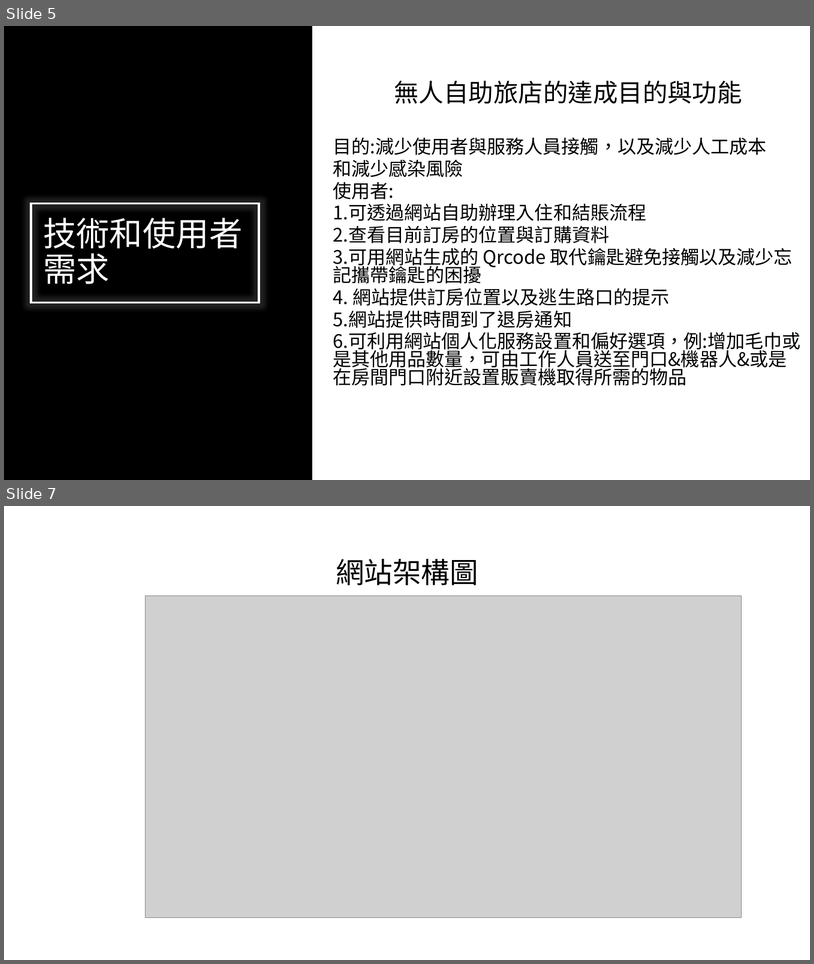
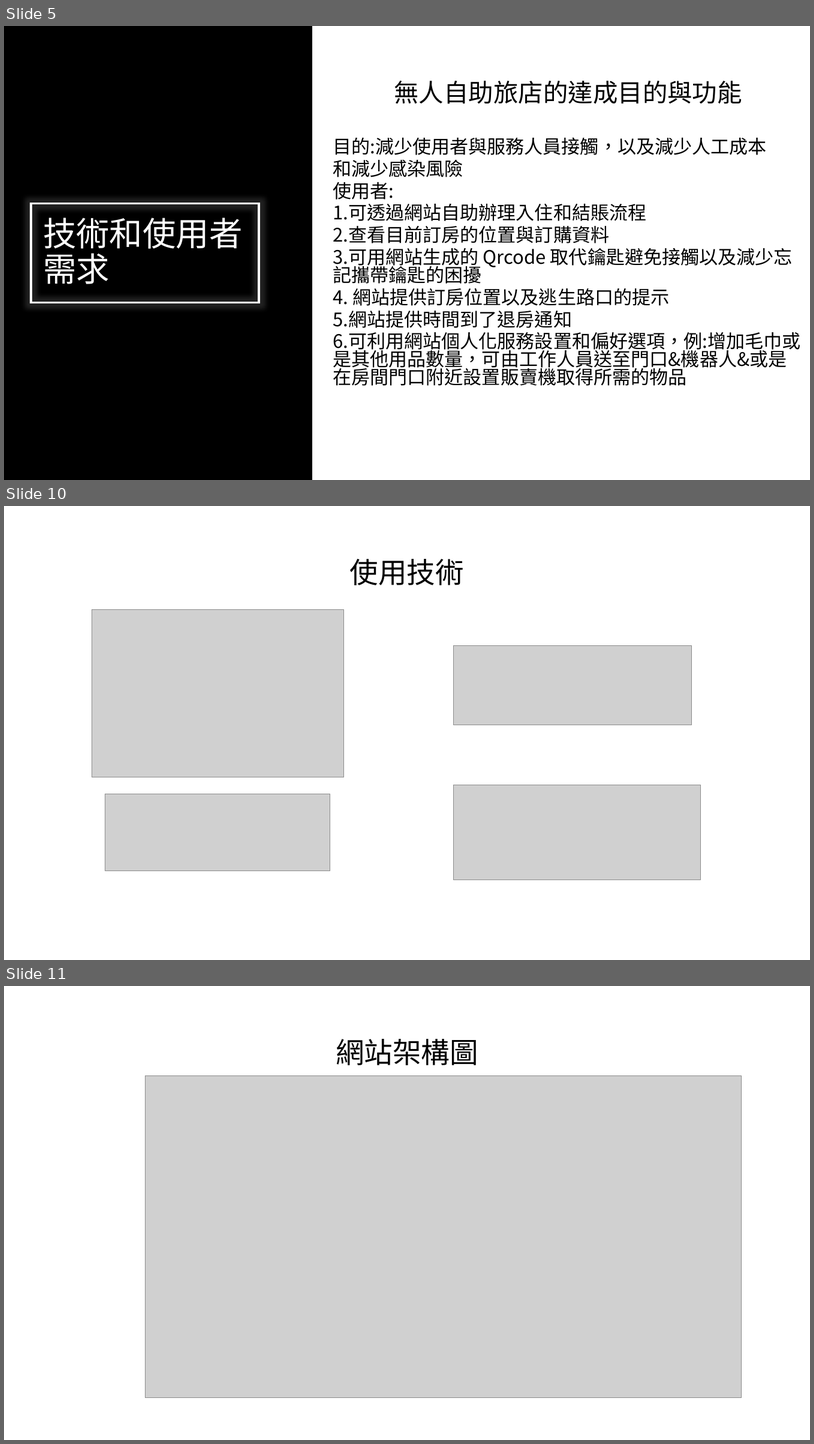
Before and after one commit to WeiHsuanLai/Taishan, a slide deck: 無人自助旅店期初報告.pptx. Shown one above the other, each under a label of ours: slides 5 and 7 before the commit, slides 5, 10 and 11 after it; the slides between them are not shown. The pictures are 814x964 and 814x1444 pixels, drawn with LibreOffice and Linux fonts; fonts in the diff are those of the drawing; grey boxes stand for pictures. Boxes give left, top, right and bottom in pixels: in the first picture for what was removed or moved away, otherwise in the second. Text is boxed around its words. In the diff, an @@ line names an element or a change of style, - is before the commit and + after.

```diff
--- a/無人自助旅店期初報告.pptx
+++ b/無人自助旅店期初報告.pptx
@@ slide 10 added at <box>4,506,810,960</box>, background #FFFFFF @@
@@ title added at <box>350,559,464,585</box>, 34 pt, text #000000 @@
+使用技術
@@ picture added at <box>92,609,344,777</box> @@
@@ picture added at <box>454,645,692,724</box> @@
@@ picture added at <box>105,793,330,870</box> @@
@@ picture added at <box>454,784,702,879</box> @@
@@ what was slide 7 is now slide 11 @@
```
Also in this commit, not shown: 1 slide changed, 3 other slides added, 1 other file.
